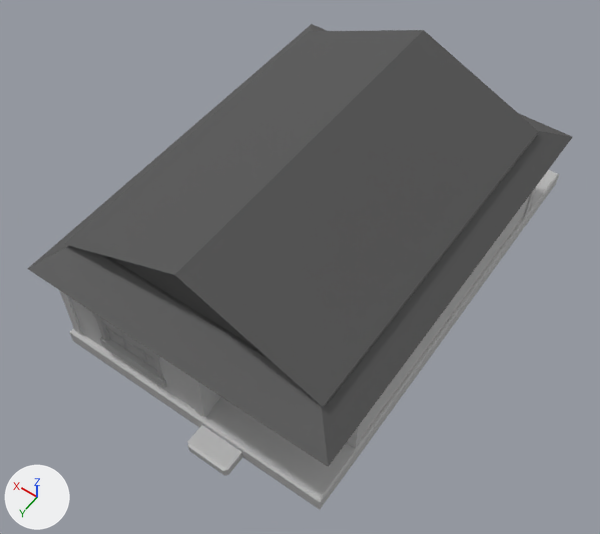
A saved change to the FBX model ForensicVRProjectOculus/Assets/Models/house/houseFull4.fbx.
Rendered twice from a 50 mm camera at (-11.8, 16.5, 27.8) aimed at (-0.3, 0.3, 2.4). Every picture has the same lights, and +X, +Y and +Z are marked at lower left. Where no turn or scale is listed for an object, it has been applied to the vertices.

In view in the first picture: 'bedroom1Window', 'floor', 'roof', 'wallsCeiling'.
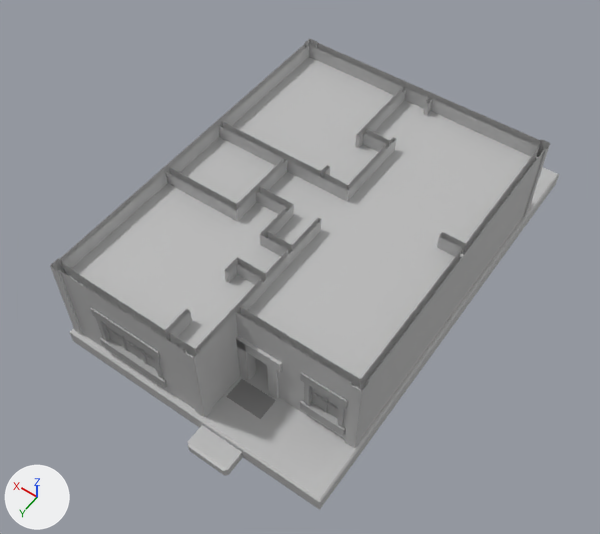
The change, as a diff of the scene's bpy script:
```diff
--- a/ForensicVRProjectOculus/Assets/Models/house/houseFull4.fbx.py
+++ b/ForensicVRProjectOculus/Assets/Models/house/houseFull4.fbx.py
@@ ob_roof @@
 ob_roof.location = (-1.099, 633.4, 123.0)
+ob_roof.hide_viewport = True
```

Pixel boxes [x1, y1, x2, y2] of what changed, in the pictures (600 x 534 px):
'roof', hidden: before [28, 24, 572, 467]
'wallsCeiling', unchanged, uncovered by the edit: before [59, 187, 536, 448]; after [50, 39, 550, 448]
'livingRoomWindow', unchanged, uncovered by the edit: after [300, 372, 348, 436]
